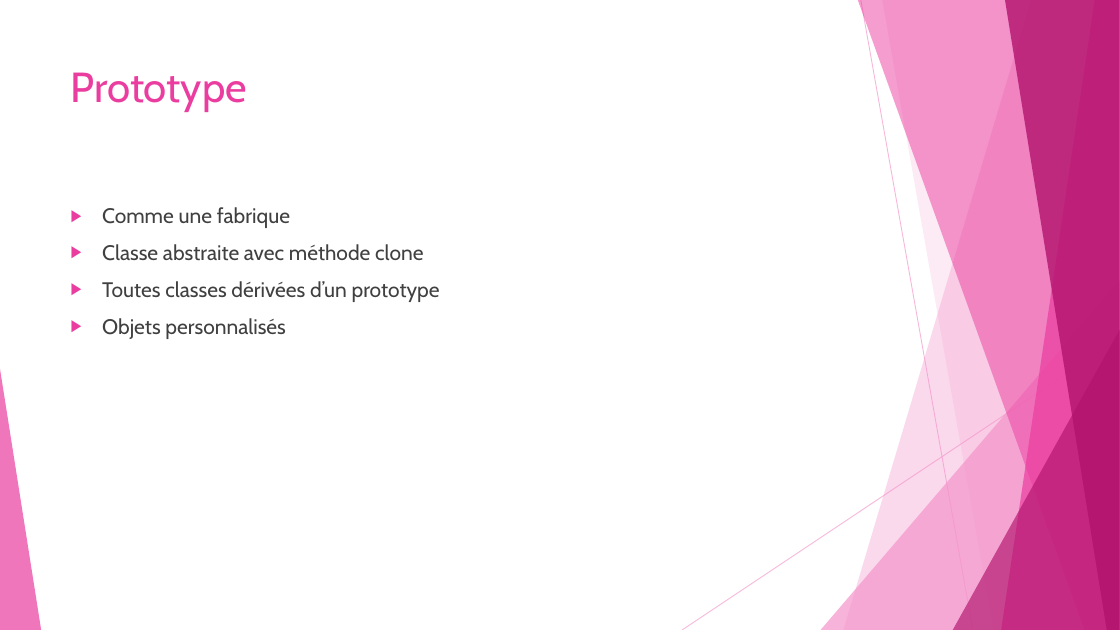
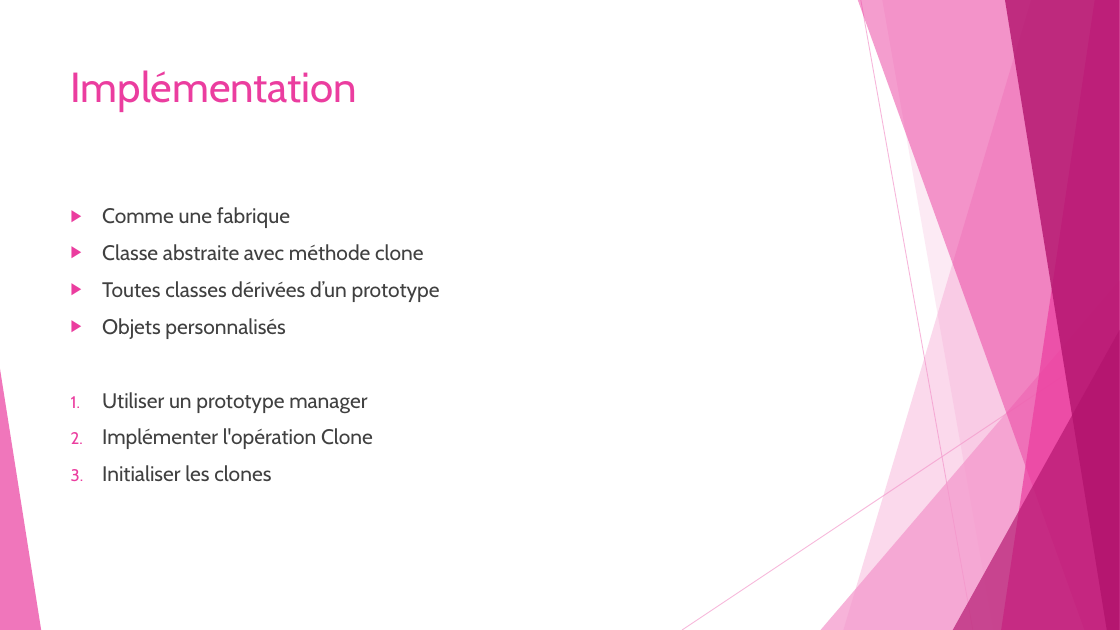
Before and after one commit to djaquet5/MCR-Prototype, a slide deck: slide 6 of Prototype-kyun.pptx (slide 2 before the commit). Drawn at 1120x630 pixels with LibreOffice and Linux fonts; fonts in the diff are those of the drawing. Boxes give left, top, right and bottom in pixels: in the first picture for what was removed or moved away, otherwise in the second. Text is boxed around its words. In the diff, an @@ line names an element or a change of style, - is before the commit and + after.

```diff
--- a/Prototype-kyun.pptx
+++ b/Prototype-kyun.pptx
@@ title at (x1=71, y1=70, x2=358, y2=112): text changed @@
-Prototype
+Implémentation
@@ text at (x1=102, y1=392, x2=373, y2=481): paragraphs added @@
+1. Utiliser un prototype manager
+2. Implémenter l'opération Clone
+3. Initialiser les clones
```
Also in this commit, not shown: 2 other slides changed, 2 slides added.
